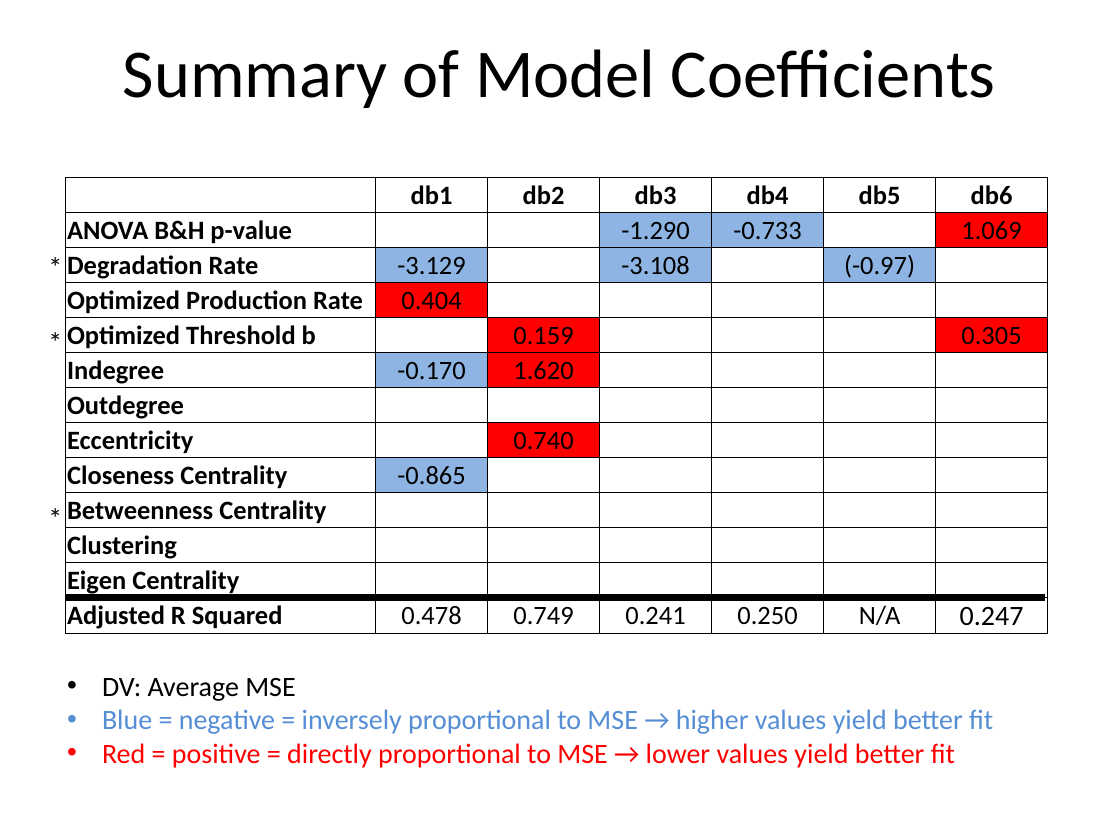
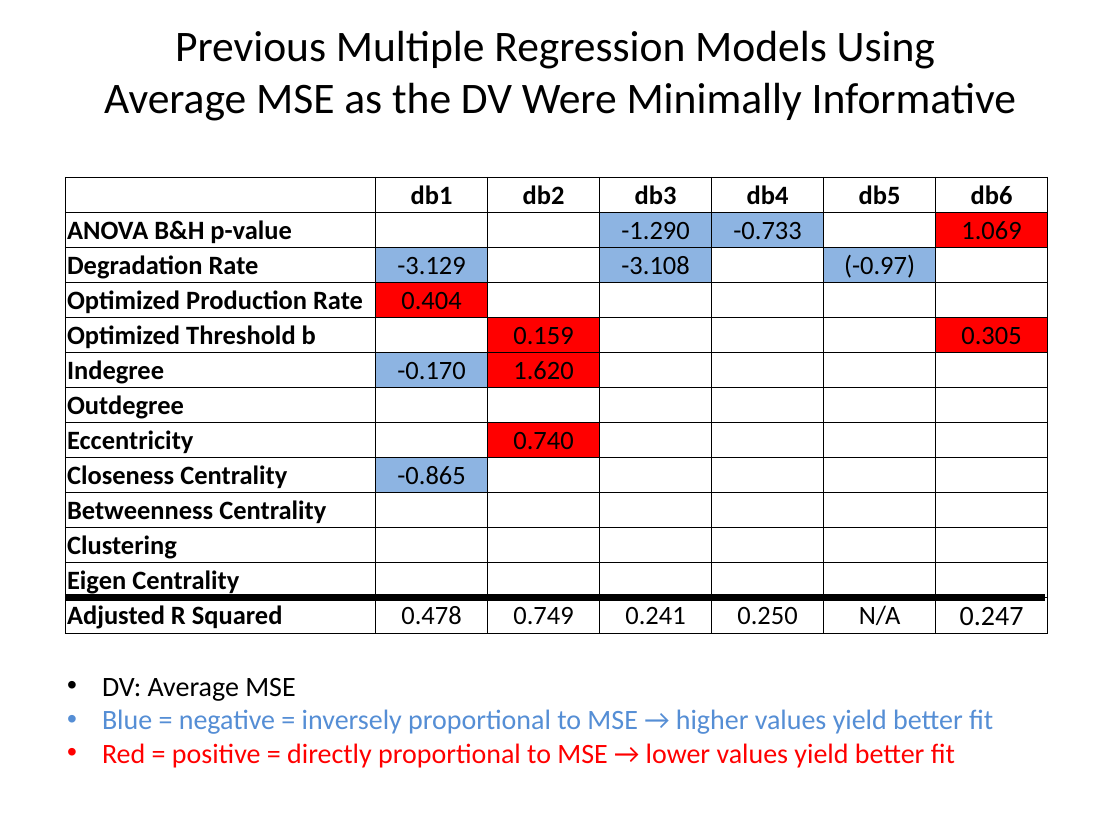
Before and after one commit to kdahlquist/DahlquistLab, a slide deck: slide 2 of data/Spring2017/15-gene_networks_analysis/db1-db6_Multiple-Regression_BK20170329.pptx (slide 8 before the commit). Drawn at 1120x840 pixels with LibreOffice and Linux fonts; fonts in the diff are those of the drawing. Boxes give left, top, right and bottom in pixels: in the first picture for what was removed or moved away, otherwise in the second. Text is boxed around its words. In the diff, an @@ line names an element or a change of style, - is before the commit and + after.

Commit message:
Compiled results of updated multiple regression analysis (db1-db6)

```diff
--- a/data/Spring2017/15-gene_networks_analysis/db1-db6_Multiple-Regression_BK20170329.pptx
+++ b/data/Spring2017/15-gene_networks_analysis/db1-db6_Multiple-Regression_BK20170329.pptx
@@ title at [104,30,1016,121]: text changed; size 44 to 28 pt @@
-Summary of Model Coefficients
+Previous Multiple Regression Models Using
+Average MSE as the DV Were Minimally Informative
@@ text removed at [37,244,74,289] @@
-*
@@ text removed at [37,319,74,364] @@
-*
@@ text removed at [37,495,74,540] @@
-*
```
Also in this commit, not shown: 6 other slides changed, 4 slides added, 1 slide removed.
